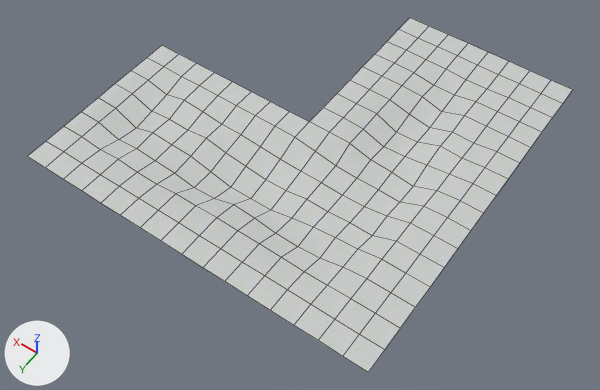
A saved change to the OBJ model game/models/auto/corner_1.obj.
Before and after are seen from a 50 mm camera at (-593.0, 1487.0, 1601.0) aimed at (193.0, 385.0, -130.0). Every picture has the same lights, and +X, +Y and +Z are marked at lower left. Mesh edges are drawn as thin lines. Where no turn or scale is listed for an object, it has been applied to the vertices.

In view in the first picture: 'corner_1_Cube.007'.
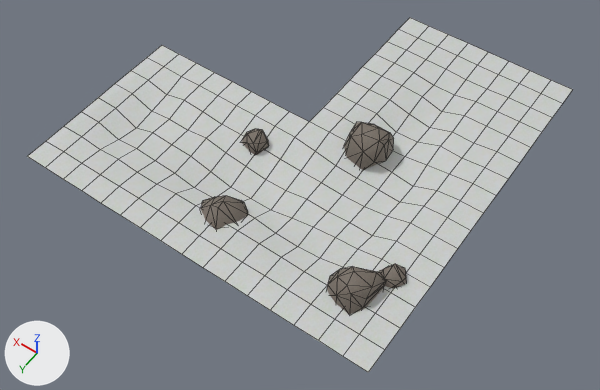
What the commit changed:
Picture 'rock.tga' (img_rock_tga) is new.
Material 'textures/dev/ground_rock.tga' (mat_textures_dev_ground_rock_tga) is new.
Its texture is img_rock_tga.
Its roughness is 0.69.
me_corner_1_cube_007 is used by ob_corner_1_cube_007; location (0.0, 0.0, 0.0).
me_corner_1_cube_007 had 225 vertices, 192 faces and spanned x -256.0..768.0, y -256.0..768.0, z -60.0..0.0.
me_corner_1_cube_007 now has 381 vertices, 484 faces and spans x -256.0..768.0, y -256.0..768.0, z -97.0..59.0.
me_corner_1_cube_007 part 1: a new loose piece of 34 vertices spanning x 189.0..325.0, y 557.0..682.0, z -97.0..34.0, in mat_textures_dev_ground_rock_tga (picture img_rock_tga).
me_corner_1_cube_007 part 2: a new loose piece of 34 vertices spanning x 32.0..141.0, y 171.0..296.0, z -67.0..57.0, in mat_textures_dev_ground_rock_tga (picture img_rock_tga).
me_corner_1_cube_007 part 3: a new loose piece of 34 vertices spanning x -187.0..-53.0, y 549.0..679.0, z -65.0..59.0, in mat_textures_dev_ground_rock_tga (picture img_rock_tga).
me_corner_1_cube_007 part 4: a new loose piece of 27 vertices spanning x 301.0..376.0, y 343.0..413.0, z -61.0..20.0, in mat_textures_dev_ground_rock_tga (picture img_rock_tga).
me_corner_1_cube_007 part 5: a new loose piece of 27 vertices spanning x -211.0..-129.0, y 504.0..581.0, z -52.0..29.0, in mat_textures_dev_ground_rock_tga (picture img_rock_tga).
me_corner_1_cube_007 now uses material mat_textures_dev_ground_rock_tga (picture img_rock_tga).

Pixel boxes [x1, y1, x2, y2] of what changed, in the pictures (600 x 390 px):
part 1 of me_corner_1_cube_007, added
    after: [201, 196, 248, 230]
part 2 of me_corner_1_cube_007, added
    after: [344, 122, 394, 170]
part 3 of me_corner_1_cube_007, added
    after: [327, 267, 386, 315]
part 4 of me_corner_1_cube_007, added
    after: [242, 129, 269, 155]
part 5 of me_corner_1_cube_007, added
    after: [379, 264, 407, 288]
